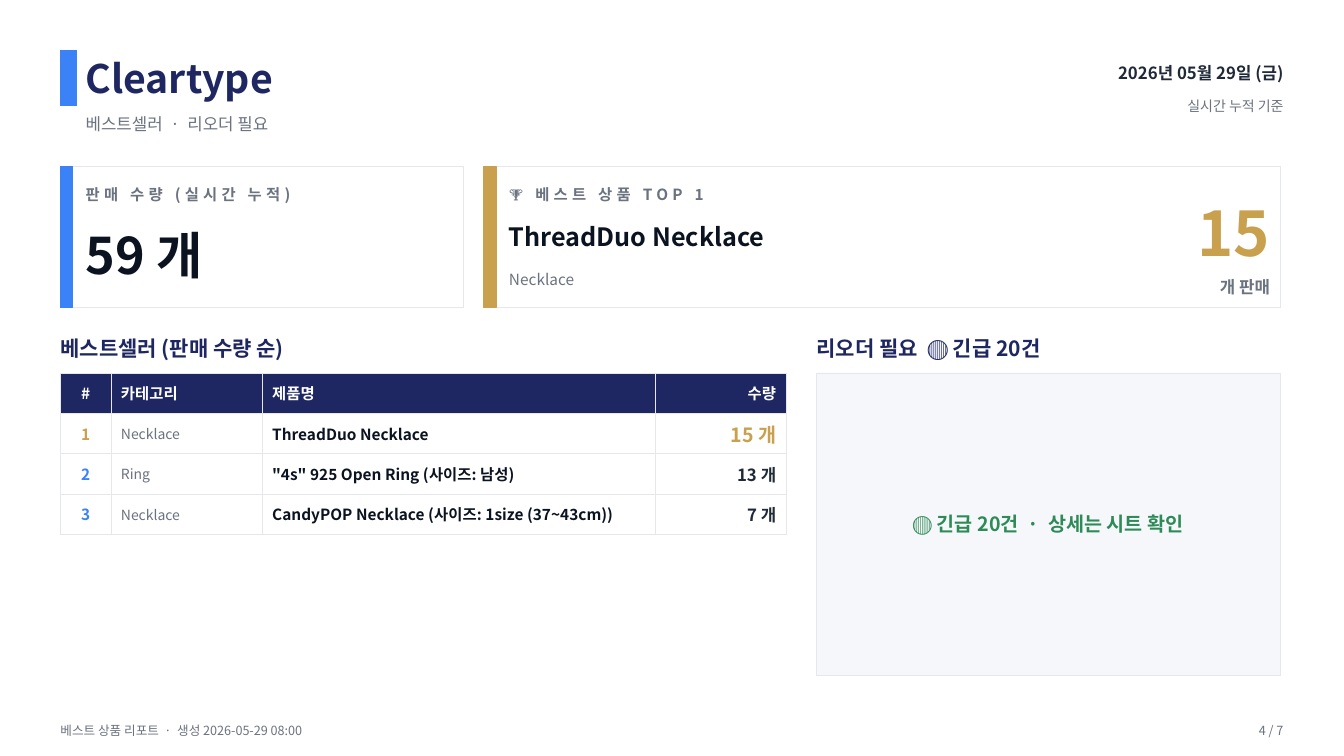
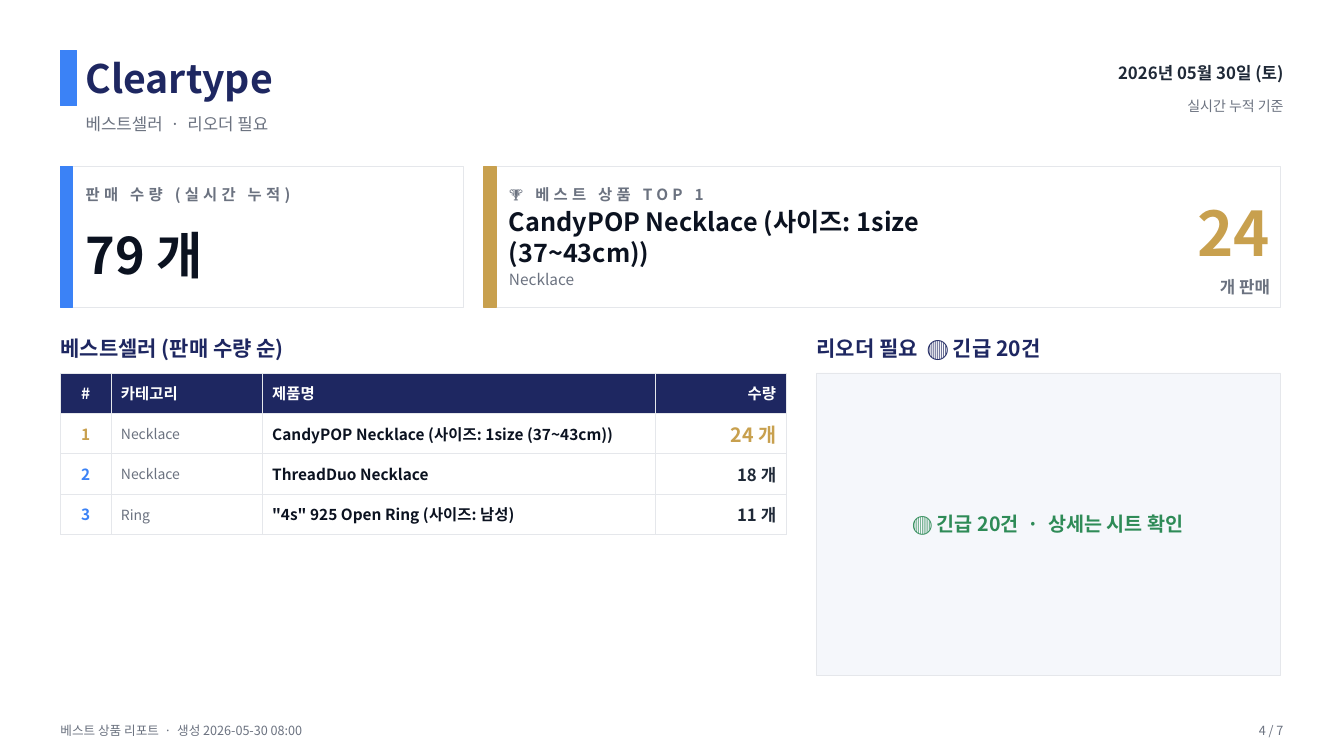
Before and after one commit to j65209/Brightbeed, a slide deck: slide 4 of data/sales-report.pptx. Drawn at 1344x756 pixels with LibreOffice and Linux fonts; fonts in the diff are those of the drawing. Boxes give left, top, right and bottom in pixels: in the first picture for what was removed or moved away, otherwise in the second. Text is boxed around its words. In the diff, an @@ line names an element or a change of style, - is before the commit and + after.

```diff
--- a/data/sales-report.pptx
+++ b/data/sales-report.pptx
@@ text at <box>1118,65,1283,83</box>: text changed @@
-2026년 05월 29일 (금)
+2026년 05월 30일 (토)
@@ text at <box>1197,209,1270,256</box>: text changed @@
-15
+24
@@ text at <box>86,231,203,279</box>: text changed @@
-59 개
+79 개
@@ text at <box>509,210,919,267</box>: text changed @@
-ThreadDuo Necklace
+CandyPOP Necklace (사이즈: 1size (37~43cm))
@@ table at <box>60,373,786,528</box> @@
-row 2, column 3: ThreadDuo Necklace
+row 2, column 3: CandyPOP Necklace (사이즈: 1size (37~43cm))
-row 2, column 4: 15 개
+row 2, column 4: 24 개
-row 3: 2 | Ring | "4s" 925 Open Ring (사이즈: 남성) | 13 개
+row 3: 2 | Necklace | ThreadDuo Necklace | 18 개
-row 4: 3 | Necklace | CandyPOP Necklace (사이즈: 1size (37~43cm)) | 7 개
+row 4: 3 | Ring | "4s" 925 Open Ring (사이즈: 남성) | 11 개
@@ text at <box>60,724,302,736</box>: text changed @@
-베스트 상품 리포트 · 생성 2026-05-29 08:00
+베스트 상품 리포트 · 생성 2026-05-30 08:00
```
Also in this commit, not shown: 6 other slides changed.
